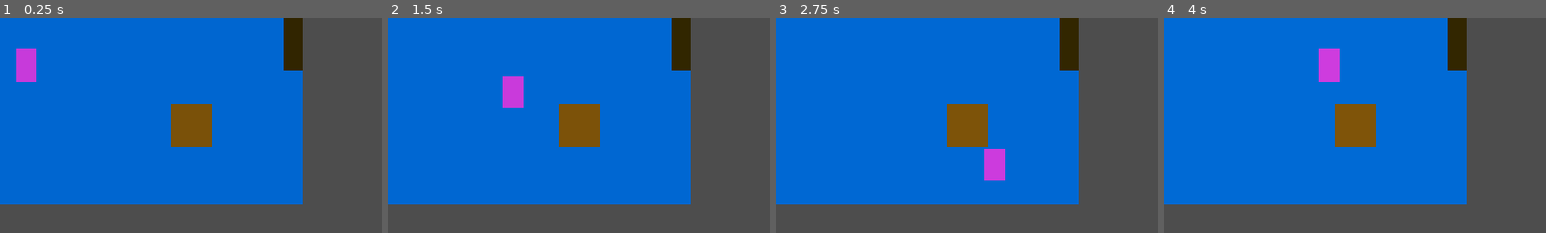
Above: before the commit, frames 1-4 (left to right).
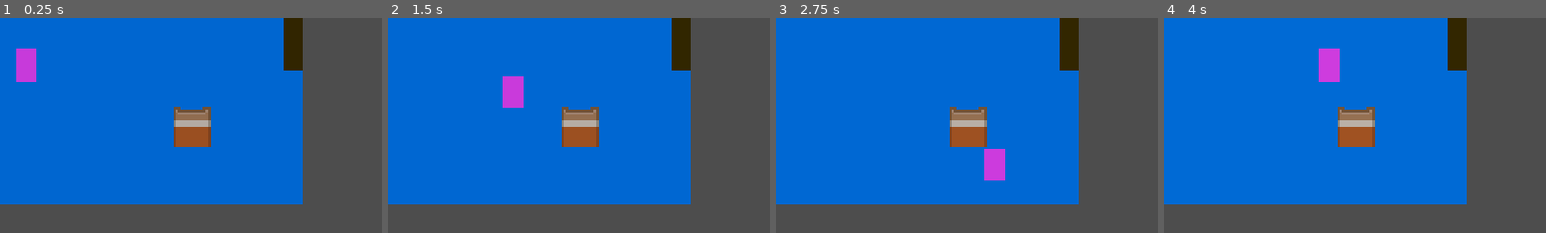
Above: after the commit, the same moments.

Repository: gamerpro3245/life-sim
Game: Godot game, scene res://scenes/main.tscn
Same seed, same stepped clock (60 frames per second), same inputs: the game is played once before the commit and once after it.
Inputs:
- Up to frame 1 (0.25 s): no input
- Up to frame 2 (1.5 s): hold Right (ui_right) 0.53-1.28 s; hold E (interact) 0.53-1.28 s; hold Down (ui_down) from 1.28 s (still down); tap E (interact) at 1.35 s
- Up to frame 3 (2.75 s): release Down (ui_down) at 2.03 s; hold Right (ui_right) from 2.03 s (still down); hold E (interact) from 2.03 s (still down)
- Up to frame 4 (4 s): release Right (ui_right) at 2.78 s; release E (interact) at 2.78 s; hold Up (ui_up) 2.78-3.53 s; tap E (interact) at 2.85 s; hold Left (ui_left) from 3.53 s (still down); hold E (interact) from 3.53 s (still down)
The pictures show only the part of the screen within x 30-80%, y 34-84%; the shares and areas given below are measured in that part.

The runs differ from the first frame. In frame 1, 2.0% of the frame differs, in the area x 44-56%, y 40-60%; in frame 2, 2.0%; in frame 3, 2.0%; in frame 4, 2.0%.

Commit message:
Use tile sprites for bed and food

Diff:
--- a/life-sim/scenes/interactable.tscn
+++ b/life-sim/scenes/interactable.tscn
@@ -1,6 +1,7 @@
 [gd_scene format=3 uid="uid://bq74e5mp35j5j"]
 
 [ext_resource type="Script" uid="uid://diqvjt1f3eafx" path="res://scripts/interactable.gd" id="1_56v82"]
+[ext_resource type="Texture2D" uid="uid://dobnii38k8ynf" path="res://assets/kenney_roguelike_indoors/Tilesheets/roguelikeIndoor_transparent.png" id="2_ij5l6"]
 
 [sub_resource type="RectangleShape2D" id="RectangleShape2D_x7nd1"]
 size = Vector2(64, 64)
@@ -8,14 +9,15 @@
 [node name="Interactable" type="Area2D" unique_id=800706906]
 script = ExtResource("1_56v82")
 
-[node name="Body" type="ColorRect" parent="." unique_id=869553242]
-offset_right = 64.0
-offset_bottom = 64.0
-color = Color(0.8214829, 0, 0.32151413, 1)
-
 [node name="CollisionShape2D" type="CollisionShape2D" parent="." unique_id=225673425]
 position = Vector2(32, 32)
 shape = SubResource("RectangleShape2D_x7nd1")
+
+[node name="Sprite" type="Sprite2D" parent="." unique_id=750694128]
+scale = Vector2(4, 4)
+texture = ExtResource("2_ij5l6")
+centered = false
+region_enabled = true
 
 [node name="Hint" type="Label" parent="." unique_id=852870964]
 offset_top = -24.0
--- a/life-sim/scenes/kitchen.tscn
+++ b/life-sim/scenes/kitchen.tscn
@@ -42,6 +42,7 @@
 
 [node name="Fridge" parent="." unique_id=800706906 instance=ExtResource("1_7ilqw")]
 position = Vector2(100, 100)
+tile_region = Rect2(85, 221, 16, 16)
 
 [node name="DoorToLiving" parent="." unique_id=1967346421 instance=ExtResource("2_mrp8g")]
 position = Vector2(0, 200)
--- a/life-sim/scenes/living_room.tscn
+++ b/life-sim/scenes/living_room.tscn
@@ -44,7 +44,7 @@
 position = Vector2(600, 350)
 need = "energy"
 amount = 50.0
-color = Color(0.614469, 0.40863186, 0.040729024, 1)
+tile_region = Rect2(136, 102, 16, 16)
 
 [node name="DoorToKitchen" parent="." unique_id=1967346421 instance=ExtResource("2_a7140")]
 position = Vector2(770, 200)
--- a/life-sim/scripts/interactable.gd
+++ b/life-sim/scripts/interactable.gd
@@ -2,12 +2,12 @@
 
 @export var need := "hunger" # Показывает переменную в Inspector
 @export var amount := 40.0
-@export var color := Color.WHITE
+@export var tile_region := Rect2(0, 0, 16, 16) # Какой кусок листа показывать: x, y , ширина, высота
 
 var player_inside: Node2D = null
 
 func _ready() -> void:
-	$Body.color = color
+	$Sprite.region_rect = tile_region # Предмет сам выбирает свою плитку, а сцена остаётся одна
 	body_entered.connect(_on_body_entered) # Сигнал кто-то зашёл в зону, connect привязываем наши функции
 	body_exited.connect(_on_body_exited) # Сигнал кто-то вышел из зоны
 	$Hint.visible = false # Подсказка скрыта
Not shown, added: life-sim/assets/kenney_roguelike-characters/License.txt
Binary file added: life-sim/assets/kenney_roguelike-characters/Preview.png
Not shown, added: life-sim/assets/kenney_roguelike-characters/Preview.png.import
Binary file added: life-sim/assets/kenney_roguelike-characters/Sample.png
Not shown, added: life-sim/assets/kenney_roguelike-characters/Sample.png.import
Binary file added: life-sim/assets/kenney_roguelike-characters/Spritesheet/roguelikeChar_magenta.png
Not shown, added: life-sim/assets/kenney_roguelike-characters/Spritesheet/roguelikeChar_magenta.png.import
Binary file added: life-sim/assets/kenney_roguelike-characters/Spritesheet/roguelikeChar_transparent.png
Not shown, added: life-sim/assets/kenney_roguelike-characters/Spritesheet/roguelikeChar_transparent.png.import
Not shown, added: life-sim/assets/kenney_roguelike-characters/Spritesheet/spritesheetInfo.txt
Not shown, added: life-sim/assets/kenney_roguelike-characters/Visit Kenney.url
Not shown, added: life-sim/assets/kenney_roguelike-characters/Visit Patreon.url
